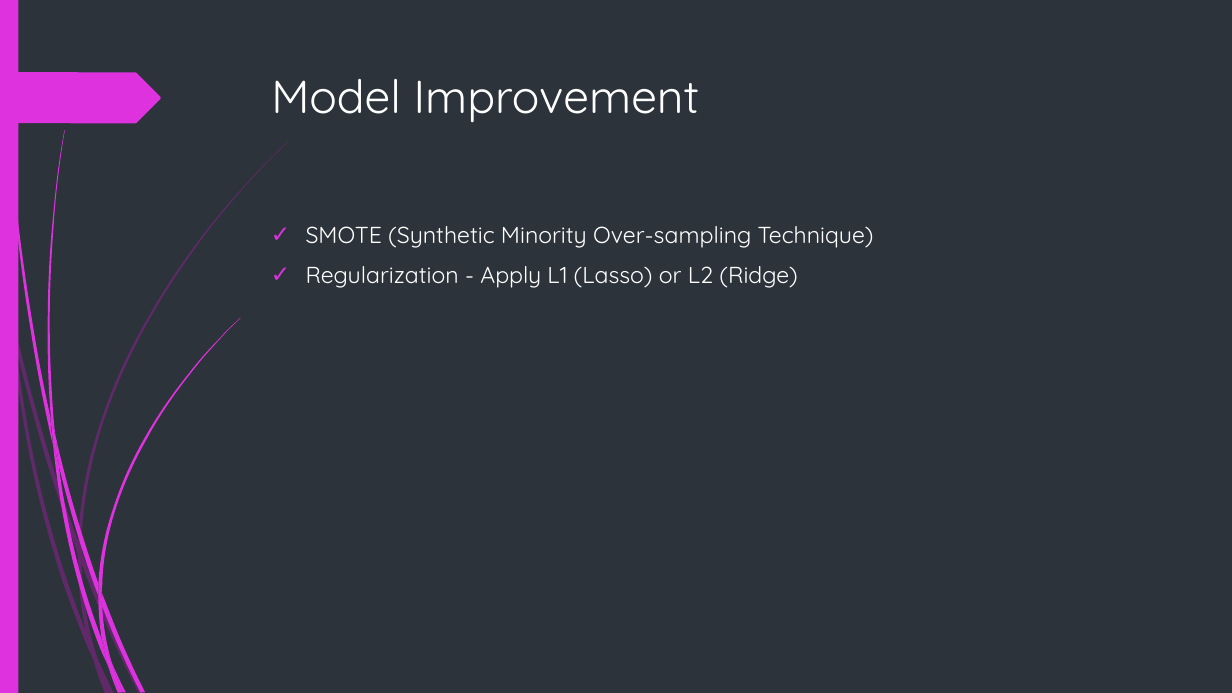
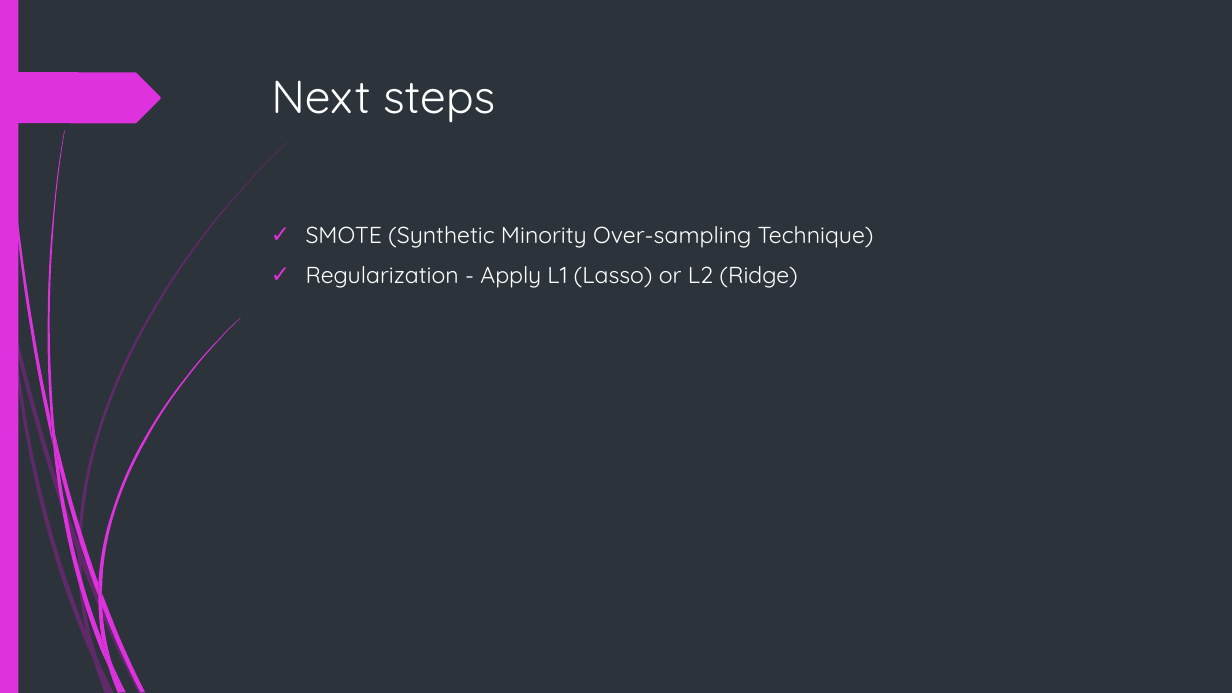
Before and after one commit to PamGodia/dsc-phase3-project-pam, a slide deck: slide 8 of Presentation.pptx (slide 7 before the commit). Drawn at 1232x693 pixels with LibreOffice and Linux fonts; fonts in the diff are those of the drawing. Boxes give left, top, right and bottom in pixels: in the first picture for what was removed or moved away, otherwise in the second. Text is boxed around its words. In the diff, an @@ line names an element or a change of style, - is before the commit and + after.

```diff
--- a/Presentation.pptx
+++ b/Presentation.pptx
@@ title at (271,80,495,122): text changed @@
-Model Improvement
+Next steps
```
Also in this commit, not shown: 1 slide added, 4 other files.
